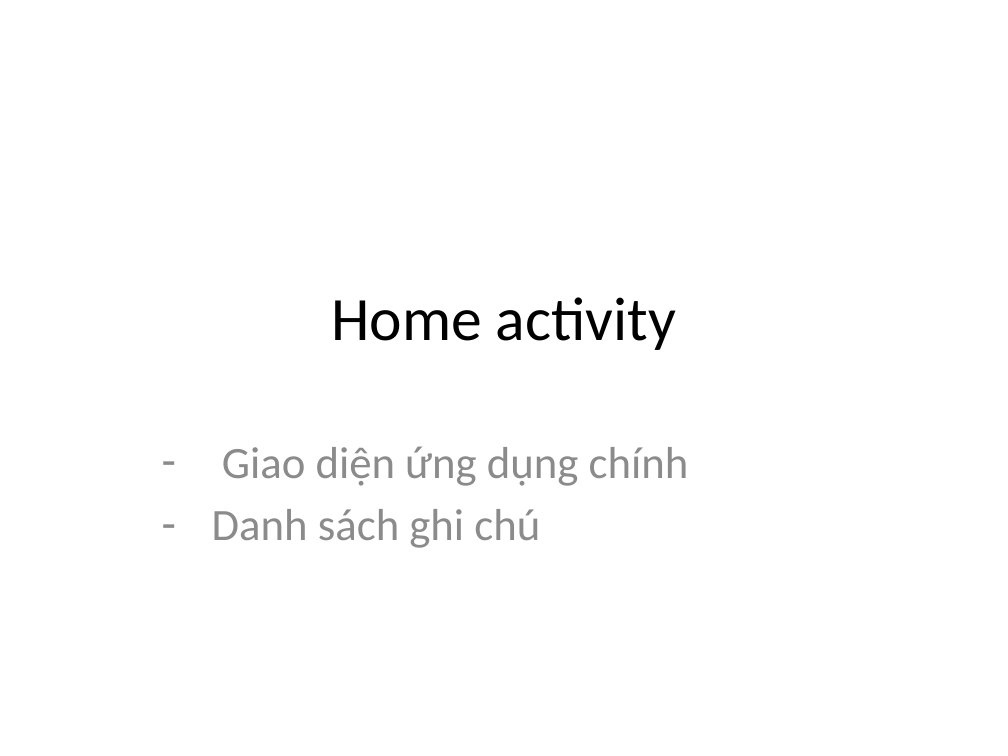
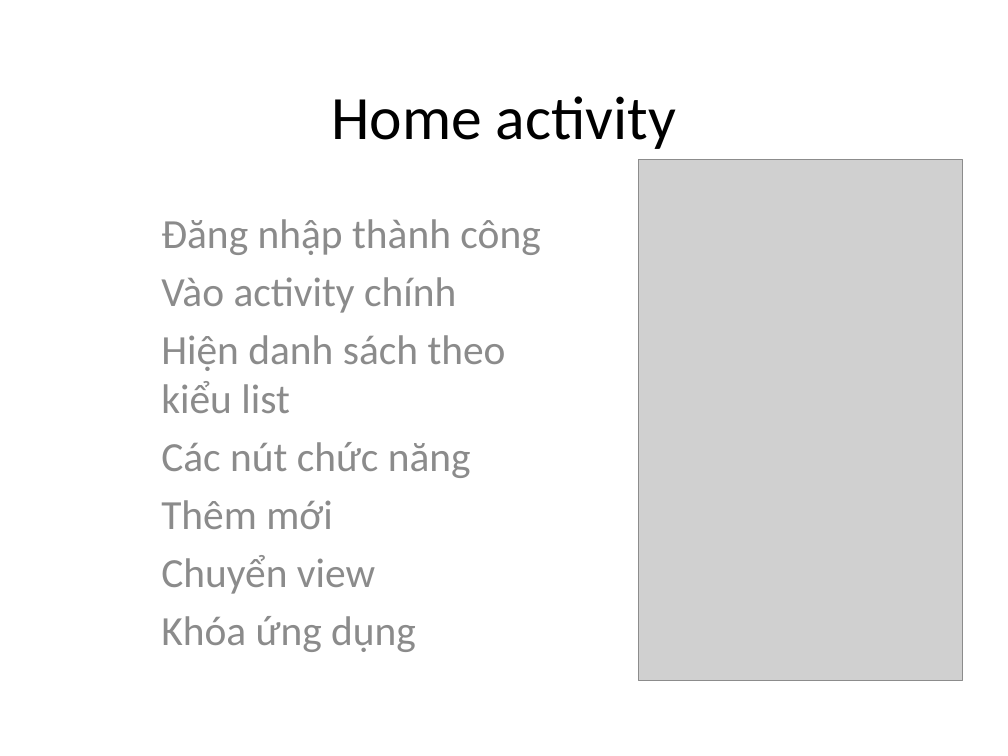
Before and after one commit to phamtuanchip/android, a slide deck: slide 12 of Mon Ky thuat lap trinh.pptx (slide 14 before the commit). Drawn at 1008x756 pixels with LibreOffice and Linux fonts; fonts in the diff are those of the drawing; grey boxes stand for pictures. Boxes give left, top, right and bottom in pixels: in the first picture for what was removed or moved away, otherwise in the second. Text is boxed around its words. In the diff, an @@ line names an element or a change of style, - is before the commit and + after.

Commit message:
finish slide

```diff
--- a/Mon Ky thuat lap trinh.pptx
+++ b/Mon Ky thuat lap trinh.pptx
@@ title "Home activity": place and size @@
-title "Home activity" at <box>331,297,676,350</box>
+title "Home activity" at <box>331,96,676,149</box>
@@ picture added at <box>638,159,963,680</box> @@
@@ subtitle at <box>161,219,540,652</box>: text changed; size 32 to 29.6 pt @@
-– Giao diện ứng dụng chính
-– Danh sách ghi chú
+Đăng nhập thành công
+Vào activity chính
+Hiện danh sách theo kiểu list
+Các nút chức năng
+Thêm mới
+Chuyển view
+Khóa ứng dụng
```
Also in this commit, not shown: 16 other slides changed, 7 slides added, 10 slides removed, 1 other file.
